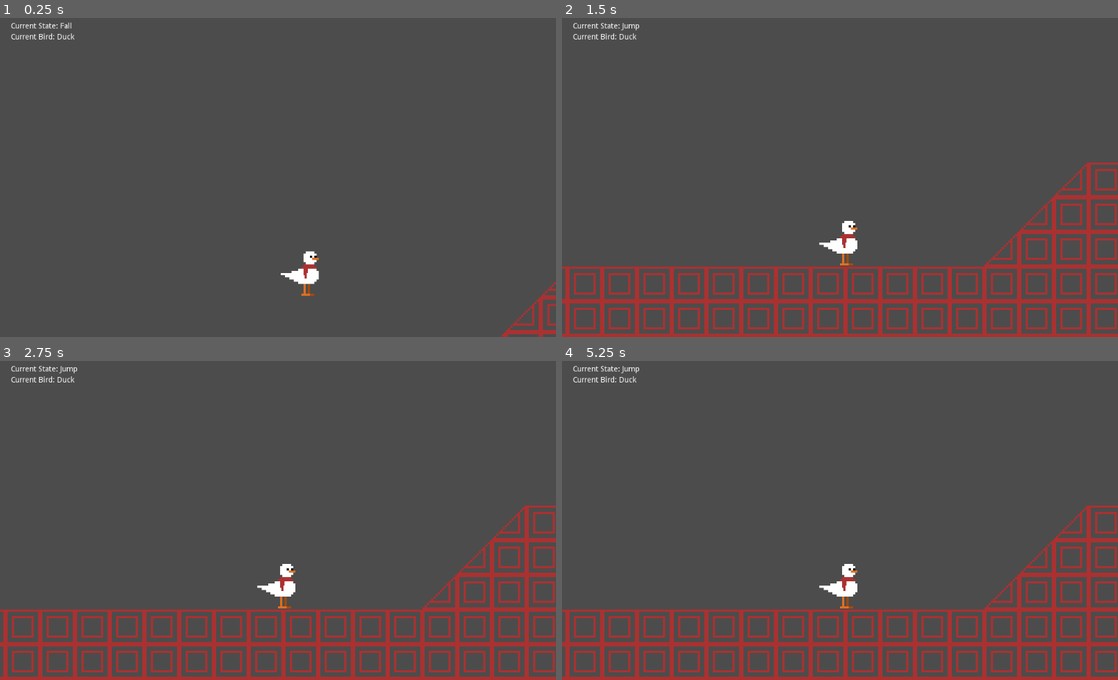
Above: before the commit, frames 1-4 (two rows, left to right).
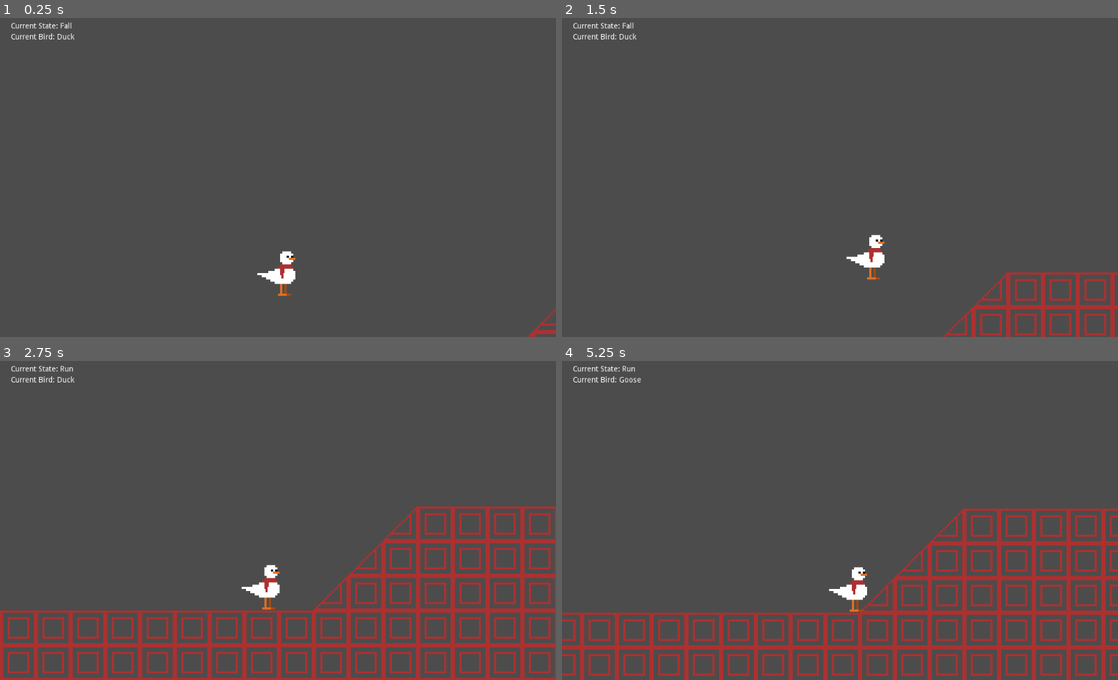
Above: after the commit, the same moments.

Repository: Zenza235/go-duck-goose
Game: Godot game, scene res://levels/MovementTest.tscn
Same seed, same stepped clock (60 frames per second), same inputs: the game is played once before the commit and once after it. Before the commit the project has no main scene; this scene is started directly in both runs.
Inputs:
- Up to frame 1 (0.25 s): no input
- Up to frame 2 (1.5 s): hold S (crouch) 0.53-1.28 s; hold D (move_right) from 0.53 s (still down); tap W (jump) at 0.77, 0.8, 1.07, 1.35 s
- Up to frame 3 (2.75 s): tap W (jump) at 1.52, 1.82, 2.3 s; tap S (crouch) at 1.55 s; release D (move_right) at 2.03 s; hold A (move_left) from 2.03 s (still down); hold S (crouch) from 2.03 s (still down)
- Up to frame 4 (5.25 s): release A (move_left) at 2.78 s; release S (crouch) at 2.78 s; hold D (move_right) 2.78-4.28 s; tap Alt (switch, bound only after the commit) at 2.85 s; tap W (jump) at 3.02, 3.32, 3.77, 3.8, 4.07, 4.35, 4.52, 4.82 s; tap S (crouch) at 3.05, 4.55 s; hold S (crouch) 3.53-4.28 s; hold A (move_left) 4.28-5.03 s; hold D (move_right) from 5.03 s (still down); hold S (crouch) from 5.03 s (still down)

The runs differ from the first frame. In frame 1, 1.1% of the frame differs, in the area x 46-100%, y 72-100%; in frame 2, 13%; in frame 3, 17%; in frame 4, 19%, in the area x 0-100%, y 1-100%.
Error before the commit: Invalid get index 'DIRECTION_RIGHT' (on base: 'KinematicBody2D (Player.gd)'). (res://player/states/Run.gd:26)
Error after the commit: Invalid get index 'anim_player' (on base: 'KinematicBody2D (Player.gd)'). (res://player/states/Jump.gd:7)

Commit message:
remove animations

Diff:
--- a/levels/MovementTest.tscn
+++ b/levels/MovementTest.tscn
@@ -75,6 +75,9 @@
 [node name="Player" parent="." instance=ExtResource( 2 )]
 position = Vector2( 373, 364 )
 
+[node name="DuckSprite" parent="Player" index="3"]
+region_rect = Rect2( 0, 16, 64, 48 )
+
 [node name="Camera2D" type="Camera2D" parent="Player"]
 current = true
 zoom = Vector2( 0.5, 0.5 )
--- a/player/Player.gd
+++ b/player/Player.gd
@@ -5,7 +5,6 @@
 
 export var init_bird := NodePath()
 onready var curr_bird = get_node(init_bird)
-onready var anim_player = $AnimationPlayer
 
 const GRAVITY = 2000
 
--- a/player/Player.tscn
+++ b/player/Player.tscn
@@ -13,120 +13,6 @@
 [sub_resource type="CapsuleShape2D" id=1]
 radius = 8.0
 height = 27.0
-
-[sub_resource type="Animation" id=2]
-length = 0.001
-tracks/0/type = "value"
-tracks/0/path = NodePath("DuckSprite:region_rect")
-tracks/0/interp = 1
-tracks/0/loop_wrap = true
-tracks/0/imported = false
-tracks/0/enabled = true
-tracks/0/keys = {
-"times": PoolRealArray( 0 ),
-"transitions": PoolRealArray( 1 ),
-"update": 1,
-"values": [ Rect2( 0, 16, 64, 48 ) ]
-}
-
-[sub_resource type="Animation" id=3]
-resource_name = "duck_crouch"
-length = 0.1
-loop = true
-tracks/0/type = "value"
-tracks/0/path = NodePath("DuckSprite:region_rect")
-tracks/0/interp = 1
-tracks/0/loop_wrap = true
-tracks/0/imported = false
-tracks/0/enabled = true
-tracks/0/keys = {
-"times": PoolRealArray( 0 ),
-"transitions": PoolRealArray( 1 ),
-"update": 1,
-"values": [ Rect2( 64, 16, 64, 48 ) ]
-}
-
-[sub_resource type="Animation" id=4]
-resource_name = "duck_idle"
-length = 0.1
-loop = true
-tracks/0/type = "value"
-tracks/0/path = NodePath("DuckSprite:region_rect")
-tracks/0/interp = 1
-tracks/0/loop_wrap = true
-tracks/0/imported = false
-tracks/0/enabled = true
-tracks/0/keys = {
-"times": PoolRealArray( 0 ),
-"transitions": PoolRealArray( 1 ),
-"update": 1,
-"values": [ Rect2( 0, 16, 64, 48 ) ]
-}
-
-[sub_resource type="Animation" id=5]
-resource_name = "duck_jump"
-length = 0.1
-loop = true
-tracks/0/type = "value"
-tracks/0/path = NodePath("DuckSprite:region_rect")
-tracks/0/interp = 1
-tracks/0/loop_wrap = true
-tracks/0/imported = false
-tracks/0/enabled = true
-tracks/0/keys = {
-"times": PoolRealArray( 0 ),
-"transitions": PoolRealArray( 1 ),
-"update": 1,
-"values": [ Rect2( 64, 144, 64, 48 ) ]
-}
-
-[sub_resource type="Animation" id=6]
-resource_name = "duck_jumpsquat"
-length = 0.3
-tracks/0/type = "value"
-tracks/0/path = NodePath("DuckSprite:region_rect")
-tracks/0/interp = 1
-tracks/0/loop_wrap = true
-tracks/0/imported = false
-tracks/0/enabled = true
-tracks/0/keys = {
-"times": PoolRealArray( 0, 0.1, 0.2 ),
-"transitions": PoolRealArray( 1, 1, 1 ),
-"update": 1,
-"values": [ Rect2( 128, 80, 64, 48 ), Rect2( 192, 80, 64, 48 ), Rect2( 0, 144, 64, 48 ) ]
-}
-
-[sub_resource type="Animation" id=7]
-resource_name = "duck_land"
-length = 0.2
-tracks/0/type = "value"
-tracks/0/path = NodePath("DuckSprite:region_rect")
-tracks/0/interp = 1
-tracks/0/loop_wrap = true
-tracks/0/imported = false
-tracks/0/enabled = true
-tracks/0/keys = {
-"times": PoolRealArray( 0, 0.1 ),
-"transitions": PoolRealArray( 1, 1 ),
-"update": 1,
-"values": [ Rect2( 128, 144, 64, 48 ), Rect2( 192, 144, 64, 48 ) ]
-}
-
-[sub_resource type="Animation" id=8]
-length = 0.4
-loop = true
-tracks/0/type = "value"
-tracks/0/path = NodePath("DuckSprite:region_rect")
-tracks/0/interp = 1
-tracks/0/loop_wrap = true
-tracks/0/imported = false
-tracks/0/enabled = true
-tracks/0/keys = {
-"times": PoolRealArray( 0, 0.1, 0.2, 0.3 ),
-"transitions": PoolRealArray( 1, 1, 1, 1 ),
-"update": 1,
-"values": [ Rect2( 128, 16, 64, 48 ), Rect2( 192, 16, 64, 48 ), Rect2( 0, 80, 64, 48 ), Rect2( 64, 80, 64, 48 ) ]
-}
 
 [node name="Player" type="KinematicBody2D"]
 script = ExtResource( 2 )
@@ -157,17 +43,8 @@
 [node name="DuckSprite" type="Sprite" parent="."]
 texture = ExtResource( 1 )
 region_enabled = true
-region_rect = Rect2( 128, 16, 64, 48 )
+region_rect = Rect2( 0, 16, 64, 48 )
 
 [node name="DuckCollision" type="CollisionShape2D" parent="."]
 position = Vector2( 6, 3.5 )
 shape = SubResource( 1 )
-
-[node name="AnimationPlayer" type="AnimationPlayer" parent="."]
-anims/RESET = SubResource( 2 )
-anims/duck_crouch = SubResource( 3 )
-anims/duck_idle = SubResource( 4 )
-anims/duck_jump = SubResource( 5 )
-anims/duck_jumpsquat = SubResource( 6 )
-anims/duck_land = SubResource( 7 )
-anims/duck_run = SubResource( 8 )
--- a/player/states/Fall.gd
+++ b/player/states/Fall.gd
@@ -2,7 +2,7 @@
 extends PlayerState
 
 func update(delta: float) -> void:
-	p.anim_player.play("duck_jump")
+	#p.anim_player.play("duck_jump")
 	if Input.is_action_just_pressed("jump") and p.curr_jumps != 0:
 		state_machine.transition_to("Jump")
 
@@ -10,14 +10,11 @@
 	var move_dir = 0
 	move_dir = Input.get_action_strength("move_right") - Input.get_action_strength("move_left")
 
-	if move_dir < 0:
-		p.set_direction(p.DIRECTION_LEFT)
-	elif move_dir > 0:
-		p.set_direction(p.DIRECTION_RIGHT)
-
-	p.velocity.x = p.air_spd
+	p.velocity.x = p.air_spd * move_dir
 	p.velocity.y += p.GRAVITY * delta
 
+	# method for movement on slopes
+	# might remove since i dont *need* slopes; just adds unneeded complexity to movement code
 	var snap_vec = p.transform.y * 8
 	p.velocity = p.move_and_slide_with_snap(p.velocity.rotated(p.rotation), snap_vec, -p.transform.y, true)
 	p.velocity = p.velocity.rotated(-p.rotation)
--- a/player/states/Idle.gd
+++ b/player/states/Idle.gd
@@ -5,10 +5,10 @@
 	p.velocity = Vector2.ZERO
 
 func update(delta: float) -> void:
-	if Input.is_action_pressed("crouch"):
-		p.anim_player.play("duck_crouch")
+	#if Input.is_action_pressed("crouch"):
+	#	p.anim_player.play("duck_crouch")
 
-	elif not p.is_on_floor():
+	if not p.is_on_floor():
 		p.curr_jumps -= 1
 		state_machine.transition_to("Fall")
 
@@ -18,5 +18,5 @@
 	elif Input.get_action_strength("move_right") - Input.get_action_strength("move_left") != 0:
 		state_machine.transition_to("Run")
 
-	else:
-		p.anim_player.play("duck_idle")
+	#else:
+	#	p.anim_player.play("duck_idle")
--- a/player/states/Jump.gd
+++ b/player/states/Jump.gd
@@ -14,12 +14,7 @@
 	var move_dir = 0
 	move_dir = Input.get_action_strength("move_right") - Input.get_action_strength("move_left")
 
-	if move_dir < 0:
-		p.set_direction(p.DIRECTION_LEFT)
-	elif move_dir > 0:
-		p.set_direction(p.DIRECTION_RIGHT)
-
-	p.velocity.x = p.air_spd
+	p.velocity.x = p.air_spd * move_dir
 	p.velocity.y += p.GRAVITY * delta
 
 	var snap_vec = Vector2.ZERO
--- a/player/states/Run.gd
+++ b/player/states/Run.gd
@@ -20,12 +20,7 @@
 	var move_dir = 0
 	move_dir = Input.get_action_strength("move_right") - Input.get_action_strength("move_left")
 
-	if move_dir < 0:
-		p.set_direction(p.DIRECTION_LEFT)
-	elif move_dir > 0:
-		p.set_direction(p.DIRECTION_RIGHT)
-
-	p.velocity.x = p.move_spd
+	p.velocity.x = p.move_spd * move_dir
 	p.velocity.y = p.GRAVITY * delta
 
 	var snap_vec = p.transform.y * 8
--- a/project.godot
+++ b/project.godot
@@ -39,34 +39,39 @@
 [application]
 
 config/name="go-duck-goose"
-run/main_scene="res://TestLevel.tscn"
+run/main_scene="res://levels/MovementTest.tscn"
 config/icon="res://icon.png"
 
 [input]
 
 move_left={
 "deadzone": 0.5,
-"events": [ Object(InputEventKey,"resource_local_to_scene":false,"resource_name":"","device":0,"alt":false,"shift":false,"control":false,"meta":false,"command":false,"pressed":false,"scancode":65,"unicode":0,"echo":false,"script":null)
+"events": [ Object(InputEventKey,"resource_local_to_scene":false,"resource_name":"","device":0,"alt":false,"shift":false,"control":false,"meta":false,"command":false,"pressed":false,"scancode":65,"physical_scancode":0,"unicode":0,"echo":false,"script":null)
+, Object(InputEventJoypadMotion,"resource_local_to_scene":false,"resource_name":"","device":-1,"axis":0,"axis_value":-1.0,"script":null)
  ]
 }
 move_right={
 "deadzone": 0.5,
-"events": [ Object(InputEventKey,"resource_local_to_scene":false,"resource_name":"","device":0,"alt":false,"shift":false,"control":false,"meta":false,"command":false,"pressed":false,"scancode":68,"unicode":0,"echo":false,"script":null)
+"events": [ Object(InputEventKey,"resource_local_to_scene":false,"resource_name":"","device":0,"alt":false,"shift":false,"control":false,"meta":false,"command":false,"pressed":false,"scancode":68,"physical_scancode":0,"unicode":0,"echo":false,"script":null)
+, Object(InputEventJoypadMotion,"resource_local_to_scene":false,"resource_name":"","device":-1,"axis":0,"axis_value":1.0,"script":null)
  ]
 }
 jump={
 "deadzone": 0.5,
-"events": [ Object(InputEventKey,"resource_local_to_scene":false,"resource_name":"","device":0,"alt":false,"shift":false,"control":false,"meta":false,"command":false,"pressed":false,"scancode":87,"unicode":0,"echo":false,"script":null)
+"events": [ Object(InputEventKey,"resource_local_to_scene":false,"resource_name":"","device":0,"alt":false,"shift":false,"control":false,"meta":false,"command":false,"pressed":false,"scancode":87,"physical_scancode":0,"unicode":0,"echo":false,"script":null)
+, Object(InputEventJoypadButton,"resource_local_to_scene":false,"resource_name":"","device":-1,"button_index":0,"pressure":0.0,"pressed":false,"script":null)
  ]
 }
 crouch={
 "deadzone": 0.5,
-"events": [ Object(InputEventKey,"resource_local_to_scene":false,"resource_name":"","device":0,"alt":false,"shift":false,"control":false,"meta":false,"command":false,"pressed":false,"scancode":83,"unicode":0,"echo":false,"script":null)
+"events": [ Object(InputEventKey,"resource_local_to_scene":false,"resource_name":"","device":0,"alt":false,"shift":false,"control":false,"meta":false,"command":false,"pressed":false,"scancode":83,"physical_scancode":0,"unicode":0,"echo":false,"script":null)
+, Object(InputEventJoypadMotion,"resource_local_to_scene":false,"resource_name":"","device":-1,"axis":1,"axis_value":1.0,"script":null)
  ]
 }
 switch={
 "deadzone": 0.5,
-"events": [ Object(InputEventKey,"resource_local_to_scene":false,"resource_name":"","device":0,"alt":false,"shift":false,"control":false,"meta":false,"command":false,"pressed":false,"scancode":16777239,"unicode":0,"echo":false,"script":null)
+"events": [ Object(InputEventKey,"resource_local_to_scene":false,"resource_name":"","device":0,"alt":false,"shift":false,"control":false,"meta":false,"command":false,"pressed":false,"scancode":16777240,"physical_scancode":0,"unicode":0,"echo":false,"script":null)
+, Object(InputEventJoypadButton,"resource_local_to_scene":false,"resource_name":"","device":-1,"button_index":2,"pressure":0.0,"pressed":false,"script":null)
  ]
 }
 
Not shown: 1 places in levels/MovementTest.tscn that only renumber resources
Not shown: 1 places in player/Player.tscn that only renumber resources
